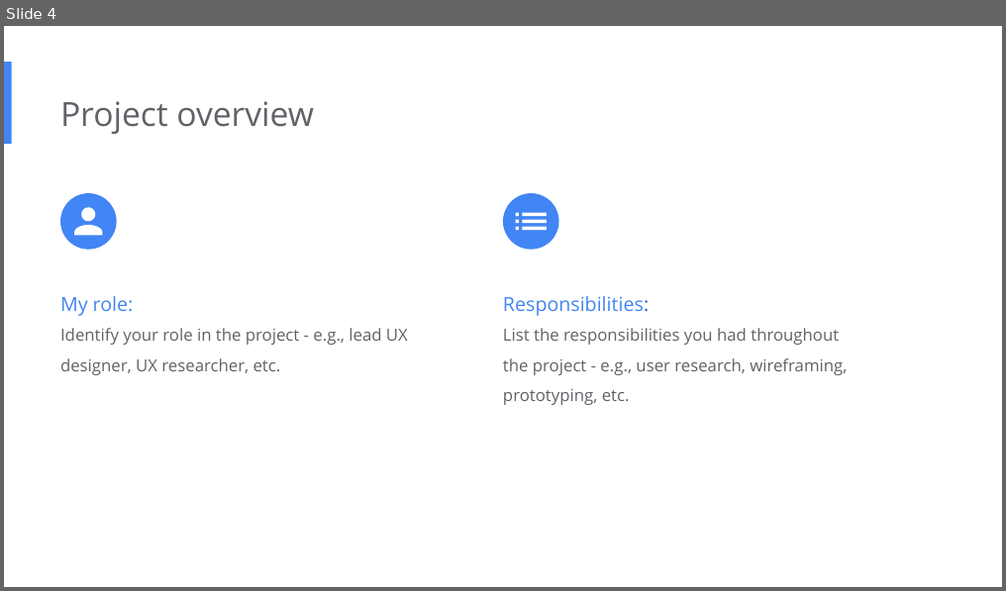
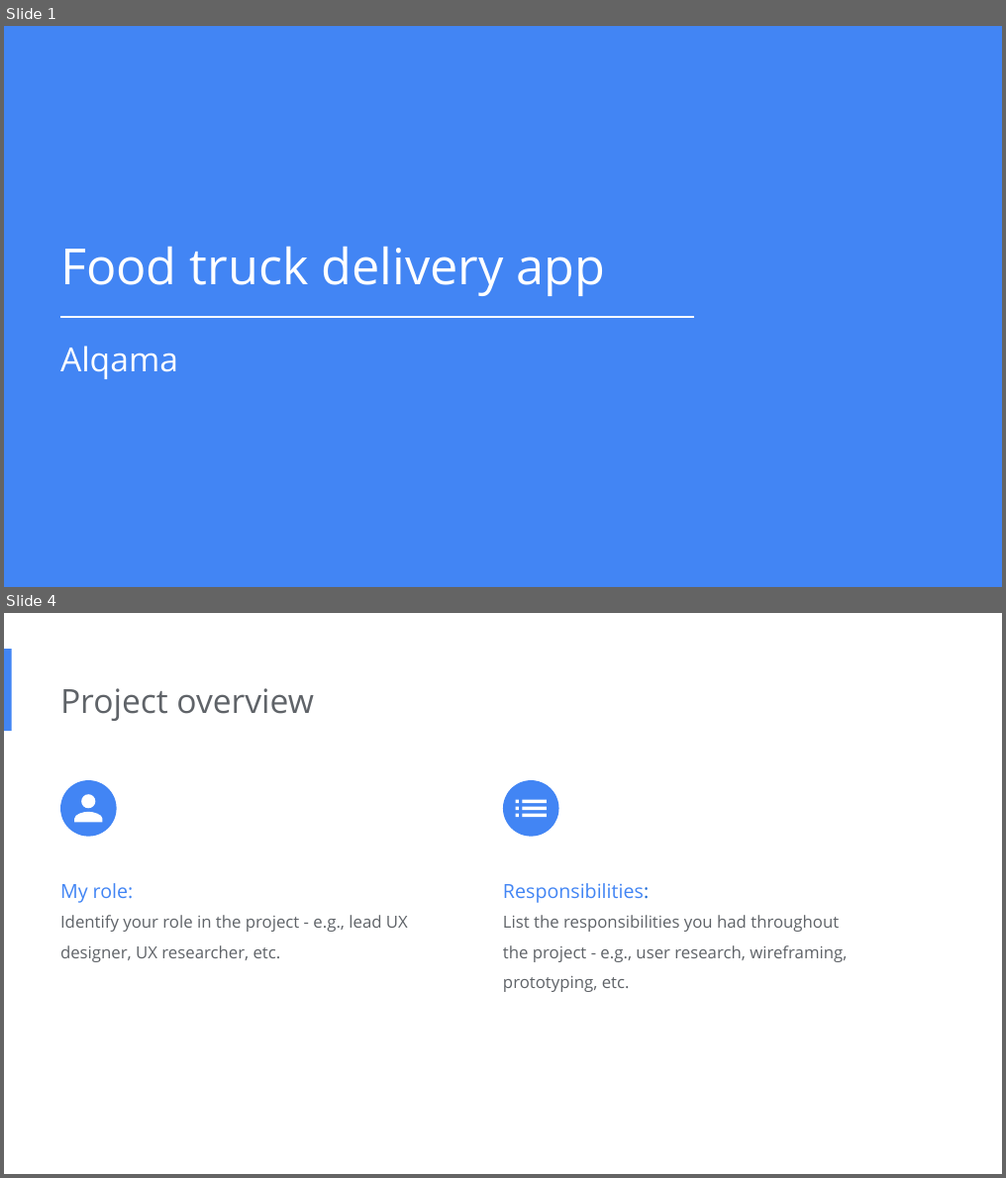
Before and after one commit to aPR0T0/UX-design, a slide deck: Portfolio Project/Study Deck.pptx. Shown one above the other, each under a label of ours: slide 4 before the commit, slides 1 and 4 after it; the slides between them are not shown. The pictures are 1006x591 and 1006x1178 pixels, drawn with LibreOffice and Linux fonts; fonts in the diff are those of the drawing. Boxes give left, top, right and bottom in pixels: in the first picture for what was removed or moved away, otherwise in the second. Text is boxed around its words. In the diff, an @@ line names an element or a change of style, - is before the commit and + after.

```diff
--- a/Portfolio Project/Study Deck.pptx
+++ b/Portfolio Project/Study Deck.pptx
@@ slide 1 added at <box>4,26,1002,587</box>, background #4285F4 @@
@@ text added at <box>60,246,606,296</box>, 36 pt, text #FFFFFF @@
+Food truck delivery app
@@ line added from (695, 317) to (60, 317), #FFFFFF 1.5 pt @@
@@ text added at <box>60,346,178,379</box>, 24 pt, text #FFFFFF @@
+Alqama
```
Also in this commit, not shown: 2 slides changed, 1 slide removed, 3 other files.
